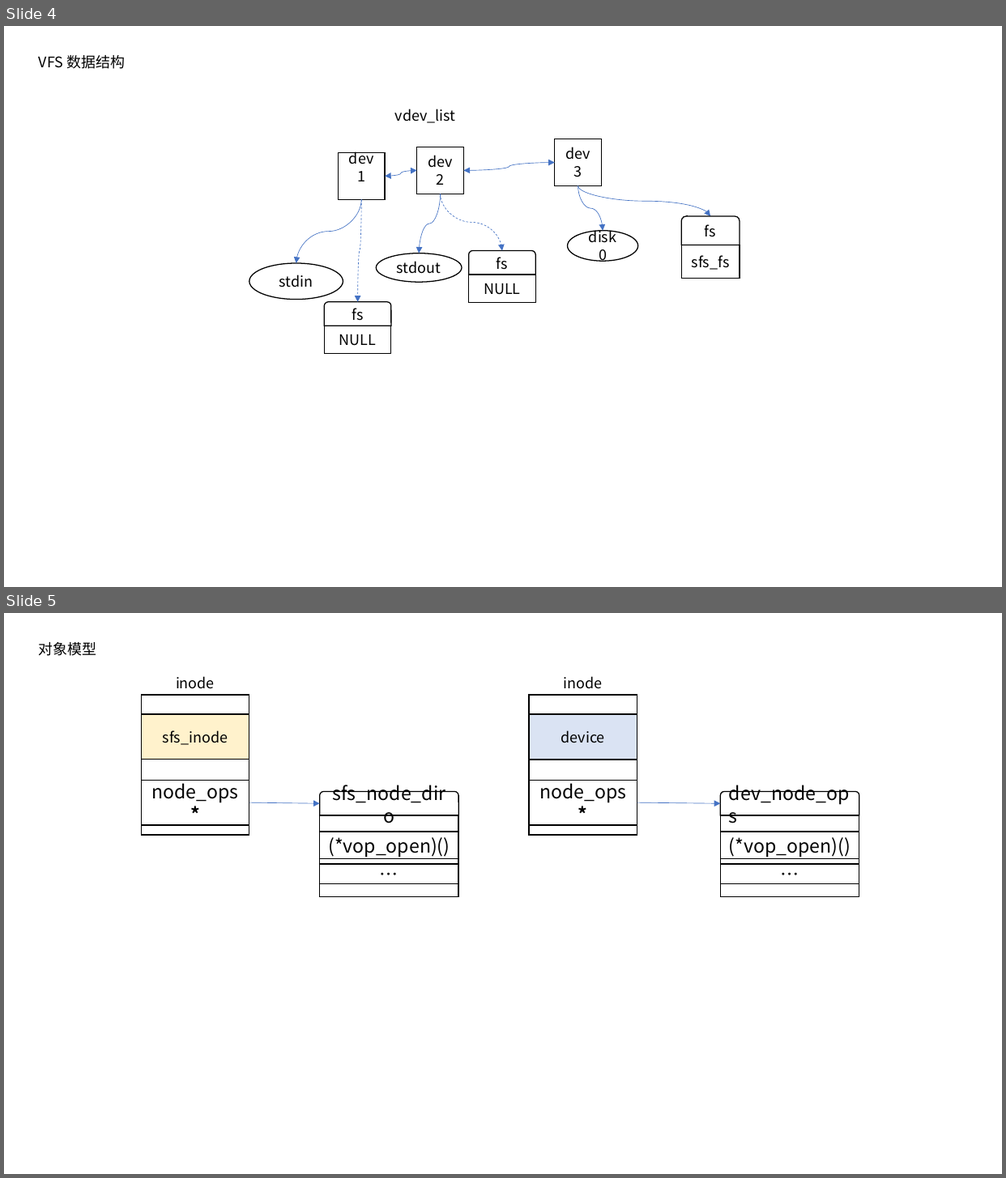
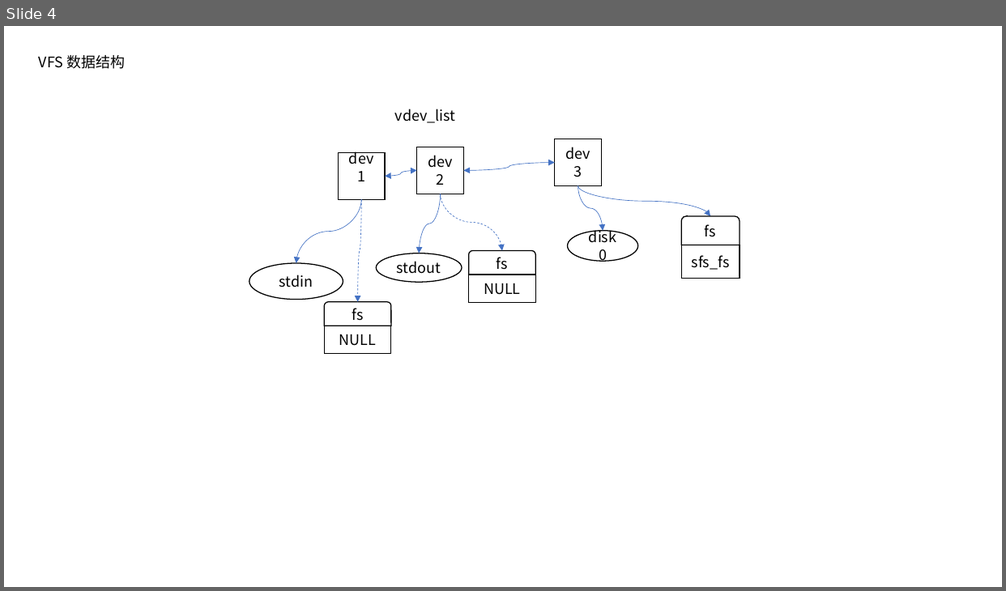
Before and after one commit to libinyl/lcore, a slide deck: 文件系统.pptx. Shown one above the other, each under a label of ours: slides 4 and 5 before the commit, slide 4 after it. The pictures are 1006x1178 and 1006x591 pixels, drawn with LibreOffice and Linux fonts; fonts in the diff are those of the drawing. Boxes give left, top, right and bottom in pixels: in the first picture for what was removed or moved away, otherwise in the second. Text is boxed around its words. In the diff, an @@ line names an element or a change of style, - is before the commit and + after.

```diff
--- a/文件系统.pptx
+++ b/文件系统.pptx
@@ slide 5 removed at [4,613,1002,1174], background #FFFFFF @@
@@ text removed at [39,642,97,656] @@
-对象模型
@@ group removed at [529,676,637,835]: 3 rectangles, 1 text @@
-inode
-node_ops *
-device
@@ group removed at [141,676,249,835]: 3 rectangles, 1 text @@
-sfs_inode
-inode
-node_ops *
@@ arrow removed from (249, 803) to (320, 804) @@
@@ arrow removed from (637, 803) to (720, 804) @@
@@ group removed at [320,792,459,897]: 3 rectangles, 1 round same rect @@
-(*vop_open)()
-sfs_node_diro
-…
@@ group removed at [720,792,859,897]: 3 rectangles, 1 round same rect @@
-(*vop_open)()
-dev_node_ops
-…
```
Also in this commit, not shown: 2 other slides removed, 2 other files.
